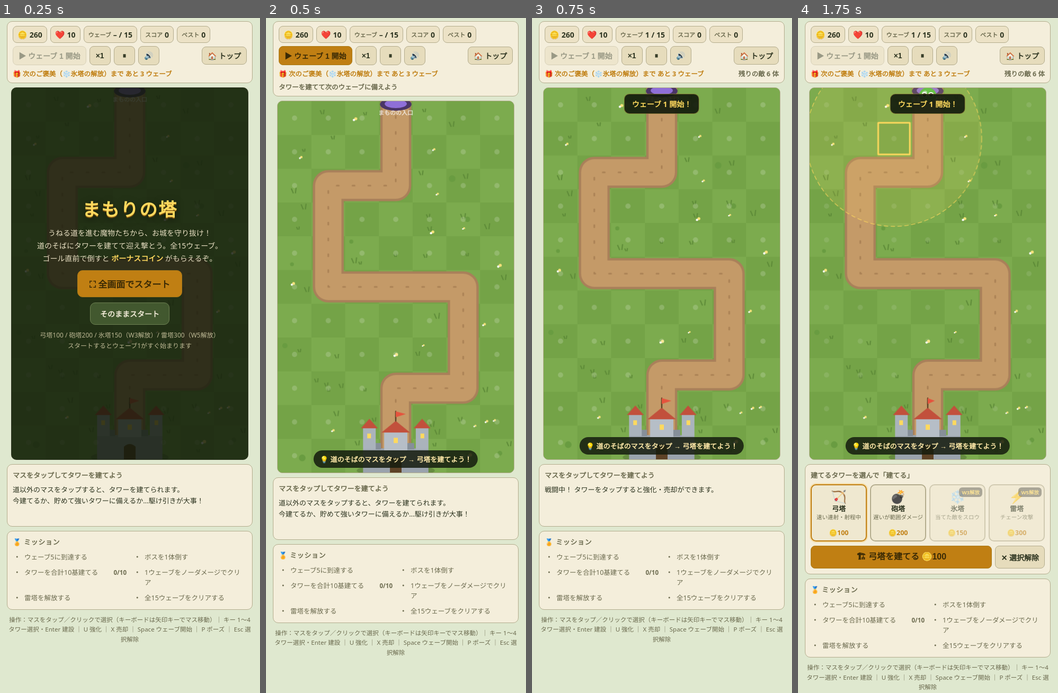
Above: before the commit, frames 1-4 (left to right).
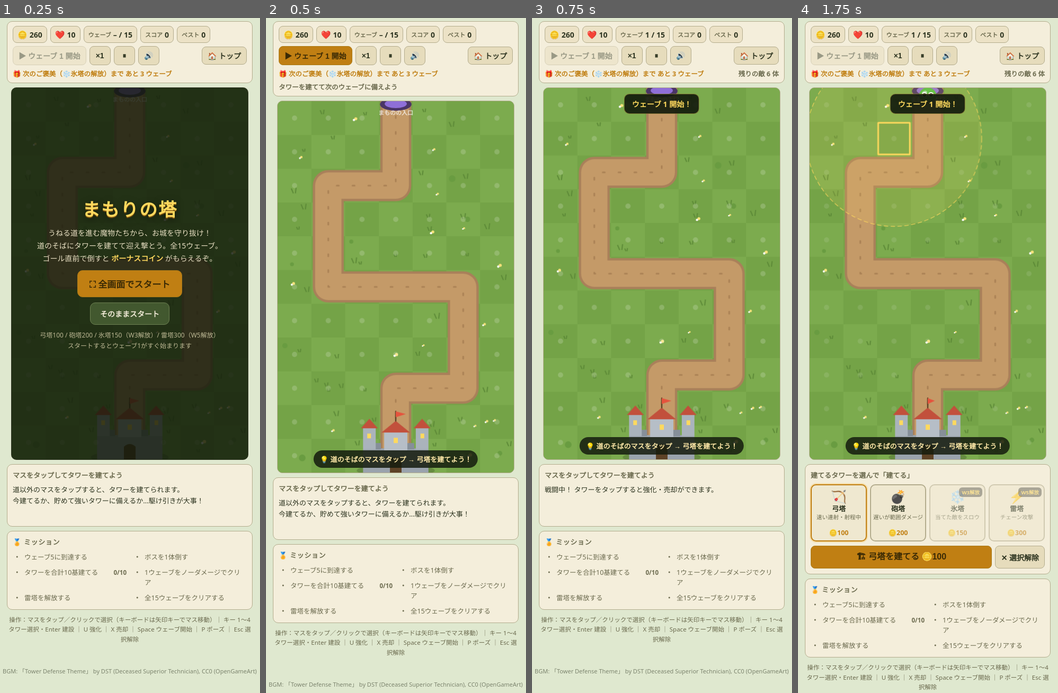
Above: after the commit, the same moments.

Repository: MonaLisaLab/mll-games
Game: browser game, page mamori-tower/index.html
Same seed, same stepped clock (60 frames per second), same inputs: the game is played once before the commit and once after it.
Inputs:
- Up to frame 1 (0.25 s): no input
- Up to frame 2 (0.5 s): click "⛶ 全画面でスタート" at 0.27 s
- Up to frame 3 (0.75 s): click "▶ ウェーブ 1 開始" at 0.52 s
- Up to frame 4 (1.75 s): hold Right 1.03-1.53 s; tap X at 1.1, 1.6 s; hold Down from 1.58 s (still down)

The runs differ from the first frame. In frame 1, 0.2% of the frame differs, in the area x 1-99%, y 96-98%; in frame 2, 0.2%; in frame 3, 0.2%; in frame 4, nothing differs.

Commit message:
まもりの塔にBGMを追加

Diff:
--- a/index.html
+++ b/index.html
@@ -28,7 +28,8 @@
 <p style="margin:0">スネークDX：「Summer Park」Scribe（CC0）<br>
 スターシューター：「RailJet」Deceased Superior Technician (DST)（CC-BY 3.0）— <a href="http://www.nosoapradio.us" style="display:inline;background:none;box-shadow:none;padding:0;color:#3a6b35;text-decoration:underline">www.nosoapradio.us</a><br>
 バランスタワー：「Chill lofi inspired [loop edit]」omfgdude / loop edit by qubodup（CC0）<br>
-タイミング斬り：「Taiko drums (seamless loop)」jobro（CC-BY 3.0）</p>
+タイミング斬り：「Taiko drums (seamless loop)」jobro（CC-BY 3.0）<br>
+まもりの塔：「Tower Defense Theme」DST (Deceased Superior Technician)（CC0）</p>
 </div>
 </body>
 </html>
--- a/mamori-tower/index.html
+++ b/mamori-tower/index.html
@@ -346,6 +346,16 @@
         delay.connect(wet); wet.connect(AC.destination);
       } catch(e){ AC = null; }
     }
+    /* ---------- BGM（フリー音源ファイル bgm.ogg をループ再生） ----------
+       「Tower Defense Theme」by DST (Deceased Superior Technician) — CC0
+       https://opengameart.org/content/tower-defense-theme */
+    var bgmEl = null;
+    function bgmStart(){
+      if (muted) return;
+      if (!bgmEl){ bgmEl = new Audio("bgm.ogg"); bgmEl.loop = true; bgmEl.volume = 0.5; bgmEl.preload = "auto"; }
+      if (bgmEl.paused){ var p = bgmEl.play(); if (p && p.catch) p.catch(function(){}); }
+    }
+    function bgmStop(){ if (bgmEl && !bgmEl.paused) bgmEl.pause(); }
     function tone(freq, dur, type, vol, slideTo, delaySec){
       if (!AC || muted) return;
       var t0 = AC.currentTime + (delaySec || 0);
@@ -534,6 +544,7 @@
       if (G.cleared === 5) { toast('⚡ 雷塔が解放された！', 3000); SFX.unlock(); }
       if (G.cleared >= 15){
         G.state = 'clear';
+        bgmStop();
         SFX.fanfare();
         showEnd(true);
       } else {
@@ -546,6 +557,7 @@
     }
     function gameOver(){
       G.state = 'over';
+      bgmStop();
       G.shake = 14; G.flash = 0.5;
       SFX.hurt();
       if (G.score > G.best){ G.best = G.score; saveBest(); }
@@ -1328,11 +1340,14 @@
     muteBtn.addEventListener('click', function(){
       muted = !muted;
       muteBtn.textContent = muted ? '🔇' : '🔊';
+      if (muted) bgmStop();
+      else if (G.state === 'play' && !G.paused) bgmStart();
     });
     var pauseBtn = document.getElementById('pauseBtn');
     function setPaused(p){
       if (G.state !== 'play') return;
       G.paused = p;
+      if (p) bgmStop(); else bgmStart();
       document.getElementById('pauseOverlay').hidden = !p;
       pauseBtn.textContent = p ? '▶' : '⏸';
       refreshUI();
@@ -1357,6 +1372,7 @@
       G.started = true;
       document.getElementById('titleOverlay').hidden = true;
       refreshUI();
+      bgmStart();
       /* ウェーブ1はすぐ開始 */
       setTimeout(function(){ if (G.state === 'play' && !G.waveActive) startWave(); }, 500);
     }
@@ -1418,5 +1434,6 @@
     refreshUI();
     requestAnimationFrame(loop);
     </script>
+  <div style="text-align:center;font-size:11px;opacity:.55;padding:10px 0">BGM: 「Tower Defense Theme」 by DST (Deceased Superior Technician), CC0 (OpenGameArt)</div>
   </body>
 </html>
Not shown, added: mamori-tower/bgm.ogg
